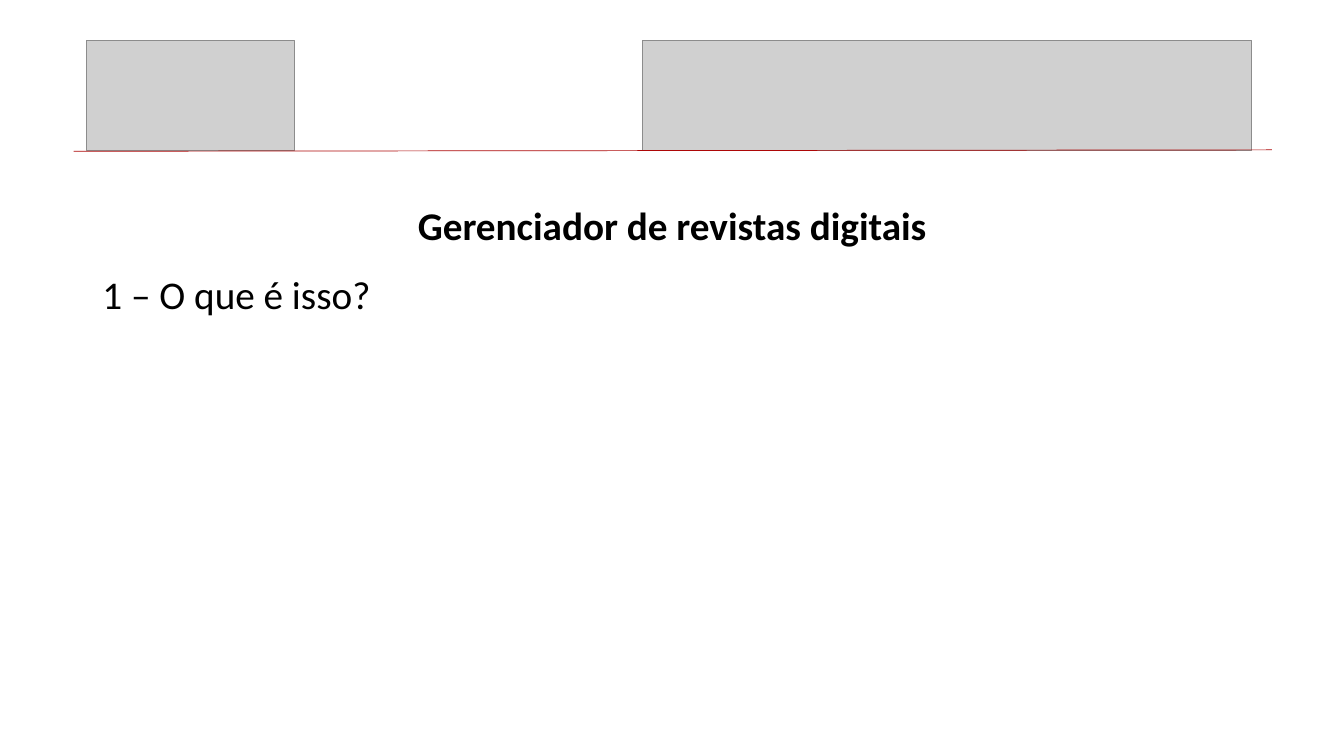
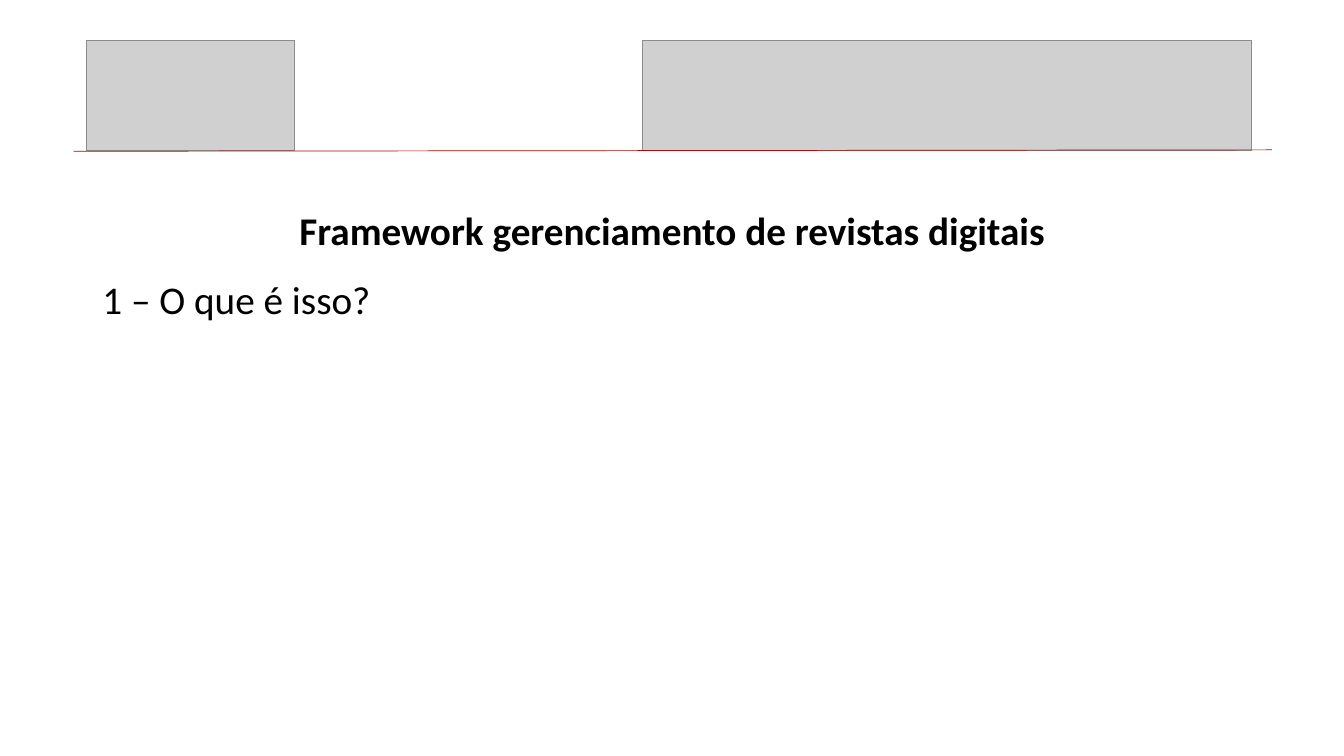
Before and after one commit to GuilhermeViterboGalvao/Jaker, a slide deck: slide 4 of monografia/Template_apresentação_TCC.pptx. Drawn at 1344x756 pixels with LibreOffice and Linux fonts; fonts in the diff are those of the drawing; grey boxes stand for pictures. Boxes give left, top, right and bottom in pixels: in the first picture for what was removed or moved away, otherwise in the second. Text is boxed around its words. In the diff, an @@ line names an element or a change of style, - is before the commit and + after.

```diff
--- a/monografia/Template_apresentação_TCC.pptx
+++ b/monografia/Template_apresentação_TCC.pptx
@@ text at (299, 217, 1044, 252): text changed @@
-Gerenciador de revistas digitais
+Framework gerenciamento de revistas digitais
```
Also in this commit, not shown: 1 other slide changed, 3 other files.
